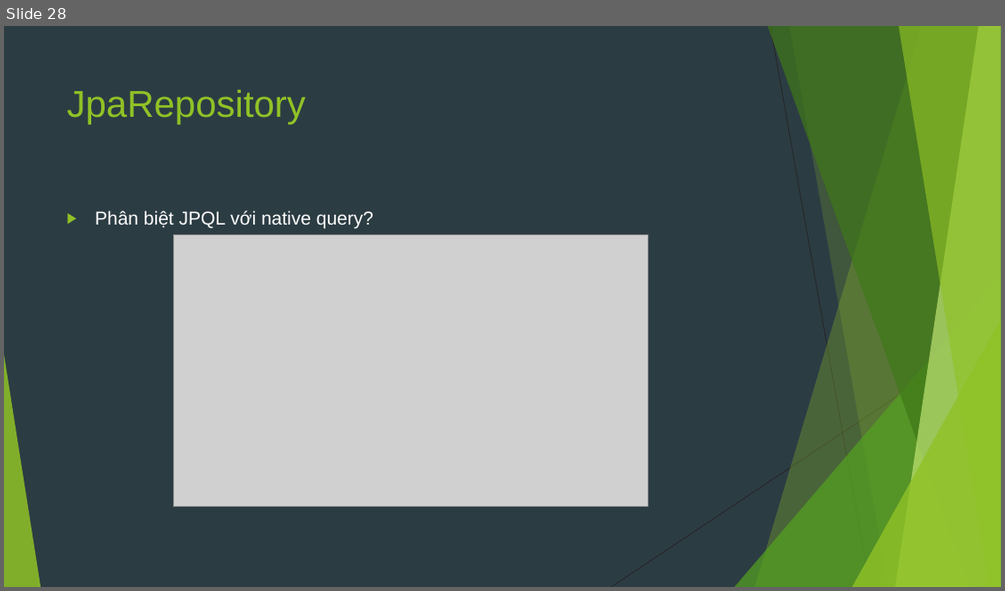
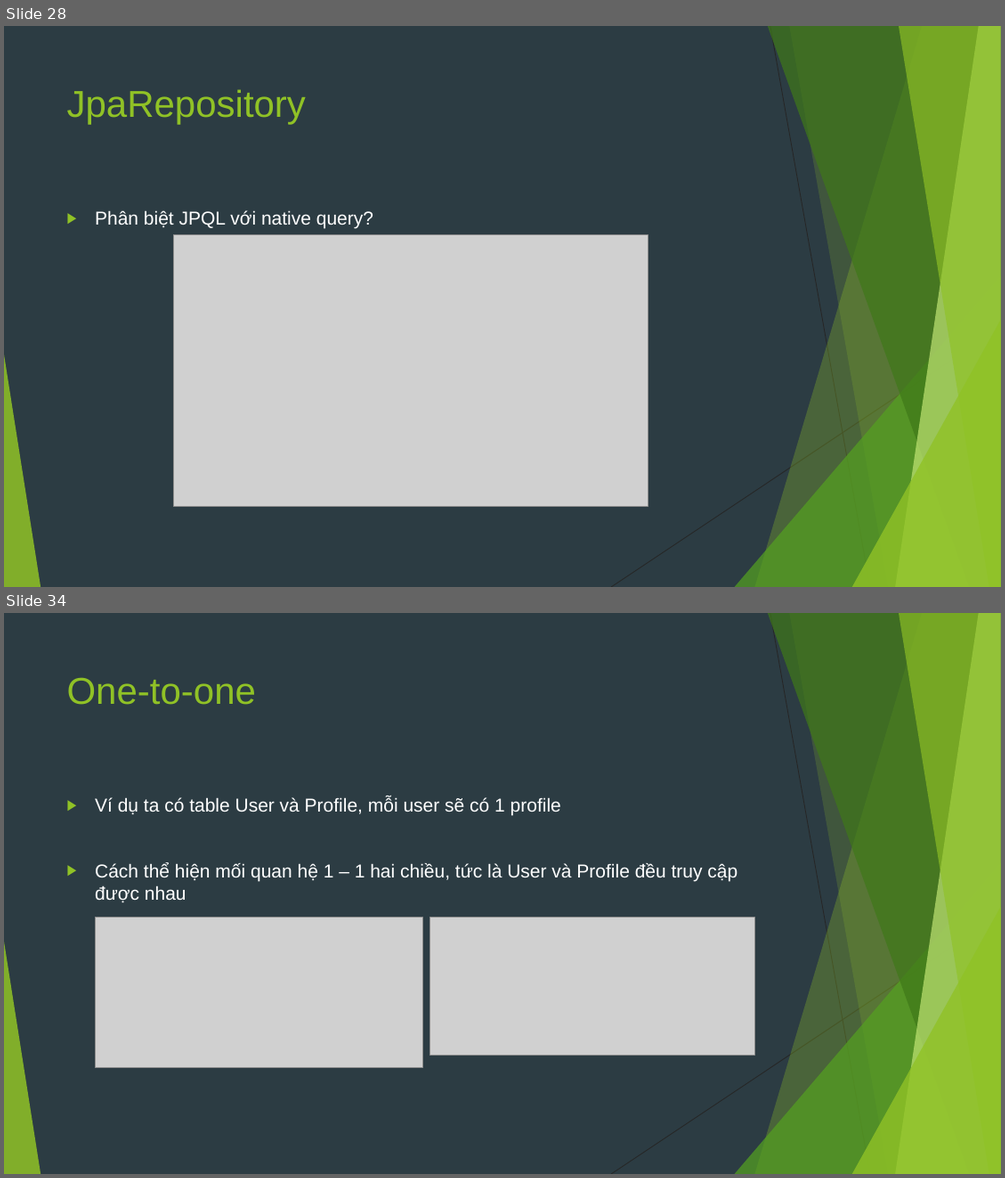
Before and after one commit to sobbingwind/SpringBoot, a slide deck: 07.Spring Data JPA.pptx. Shown one above the other, each under a label of ours: slide 28 before the commit, slides 28 and 34 after it; the slides between them are not shown. The pictures are 1005x591 and 1005x1178 pixels, drawn with LibreOffice and Linux fonts; fonts in the diff are those of the drawing; grey boxes stand for pictures. Boxes give left, top, right and bottom in pixels: in the first picture for what was removed or moved away, otherwise in the second. Text is boxed around its words. In the diff, an @@ line names an element or a change of style, - is before the commit and + after.

```diff
--- a/07.Spring Data JPA.pptx
+++ b/07.Spring Data JPA.pptx
@@ slide 34 added at box(4, 613, 1001, 1174), background #2C3C43; not listed: 10 template elements that a slide beside it also shows @@
@@ title added at box(67, 678, 256, 705), 36 pt, text #90C226 @@
+One-to-one
@@ text added at box(95, 797, 737, 902), 18 pt, text #FFFFFF @@
+▶ Ví dụ ta có table User và Profile, mỗi user sẽ có 1 profile
+▶ Cách thể hiện mối quan hệ 1 – 1 hai chiều, tức là User và Profile đều truy cập được nhau
@@ picture added at box(96, 917, 422, 1068) @@
@@ picture added at box(430, 917, 755, 1055) @@
```
Also in this commit, not shown: 1 slide changed, 8 other slides added.
